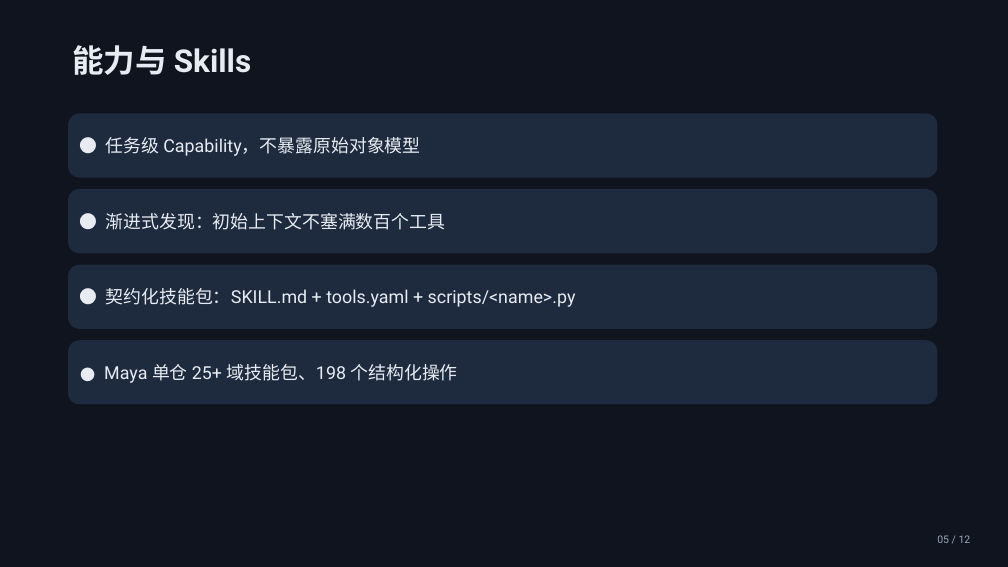
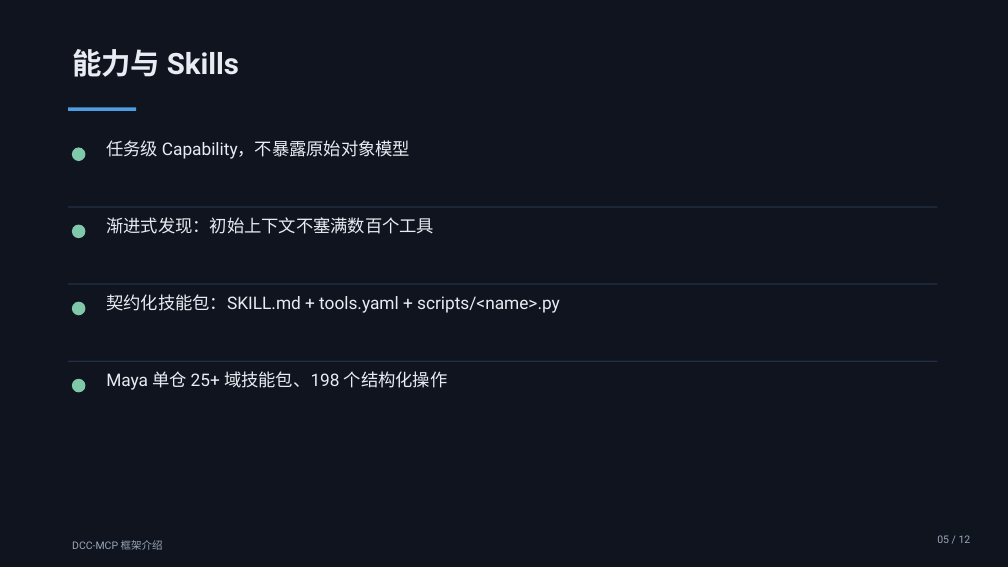
Before and after one commit to dcc-mcp/dcc-mcp-powerpoint, a slide deck: slide 5 of examples/output/draft-dcc-mcp-framework-intro.pptx. Drawn at 1008x567 pixels with LibreOffice and Linux fonts; fonts in the diff are those of the drawing. Boxes give left, top, right and bottom in pixels: in the first picture for what was removed or moved away, otherwise in the second. Text is boxed around its words. In the diff, an @@ line names an element or a change of style, - is before the commit and + after.

Commit message:
feat: showcase-grade layout system for all deck layouts (#6)
Design-system overhaul (showcase quality):
- unified content header (28pt title + accent rule) on every content slide
- editorial bullet rows (accent dot + hairline separators) replace box rows
- two-column/comparison panels with colored header strips
- kpi cards with accent top strip; architecture layers with numbered chips
  on a vertical spine; timeline with alternating above/below labels
- centered hero title cover + ghost circle accents (inset within the safe
  margin band — caught by the pixel-level bleed check)
- deck-title footer on all slides
- regenerated framework deck + review demo artifacts

```diff
--- a/examples/output/draft-dcc-mcp-framework-intro.pptx
+++ b/examples/output/draft-dcc-mcp-framework-intro.pptx
@@ text "能力与 Skills" at (72, 49, 239, 77): size 30 to 28 pt @@
@@ rectangle added at (68, 107, 136, 111), fill #4D9DE0 @@
@@ ellipse added at (72, 147, 85, 161), fill #7FC8A9 @@
@@ text "任务级 Capability，不暴露原始对象模型": place and size @@
-text "任务级 Capability，不暴露原始对象模型" at (68, 113, 938, 178)
+text "任务级 Capability，不暴露原始对象模型" at (106, 140, 410, 159)
@@ text at (106, 140, 410, 159): text changed; size 17 to 16.5 pt @@
-● 任务级 Capability，不暴露原始对象模型
+任务级 Capability，不暴露原始对象模型
@@ rectangle added at (68, 206, 938, 208), fill #223047 @@
@@ ellipse added at (72, 225, 85, 238), fill #7FC8A9 @@
@@ text "渐进式发现：初始上下文不塞满数百个工具": place and size @@
-text "渐进式发现：初始上下文不塞满数百个工具" at (68, 189, 938, 253)
+text "渐进式发现：初始上下文不塞满数百个工具" at (106, 217, 434, 234)
@@ text at (106, 217, 434, 234): text changed; size 17 to 16.5 pt @@
-● 渐进式发现：初始上下文不塞满数百个工具
+渐进式发现：初始上下文不塞满数百个工具
@@ rectangle added at (68, 284, 938, 285), fill #223047 @@
@@ text "契约化技能包：SKILL.md + tools.yaml + scripts/<name>.py": place and size @@
-text "契约化技能包：SKILL.md + tools.yaml + scripts/<name>.py" at (68, 265, 938, 329)
+text "契约化技能包：SKILL.md + tools.yaml + scripts/<name>.py" at (106, 294, 560, 313)
@@ text at (106, 294, 560, 313): text changed; size 17 to 16.5 pt @@
-● 契约化技能包：SKILL.md + tools.yaml + scripts/<name>.py
+契约化技能包：SKILL.md + tools.yaml + scripts/<name>.py
@@ ellipse added at (72, 302, 85, 315), fill #7FC8A9 @@
@@ rectangle added at (68, 361, 938, 362), fill #223047 @@
@@ ellipse added at (72, 379, 85, 392), fill #7FC8A9 @@
@@ vertical alignment middle to top; fill #1E2A3D to none in 4 elements at (106, 140, 410, 159), (106, 217, 434, 234), (106, 294, 560, 313), (106, 371, 448, 390) @@
@@ text "Maya 单仓 25+ 域技能包、198 个结构化操作": place and size @@
-text "Maya 单仓 25+ 域技能包、198 个结构化操作" at (68, 340, 938, 405)
+text "Maya 单仓 25+ 域技能包、198 个结构化操作" at (106, 371, 448, 390)
@@ text at (106, 371, 448, 390): text changed; size 17 to 16.5 pt @@
-● Maya 单仓 25+ 域技能包、198 个结构化操作
+Maya 单仓 25+ 域技能包、198 个结构化操作
@@ text added at (72, 540, 163, 550), 10 pt, text #9AA7BC @@
+DCC-MCP 框架介绍
```
Also in this commit, not shown: 11 other slides changed, 21 other files.
